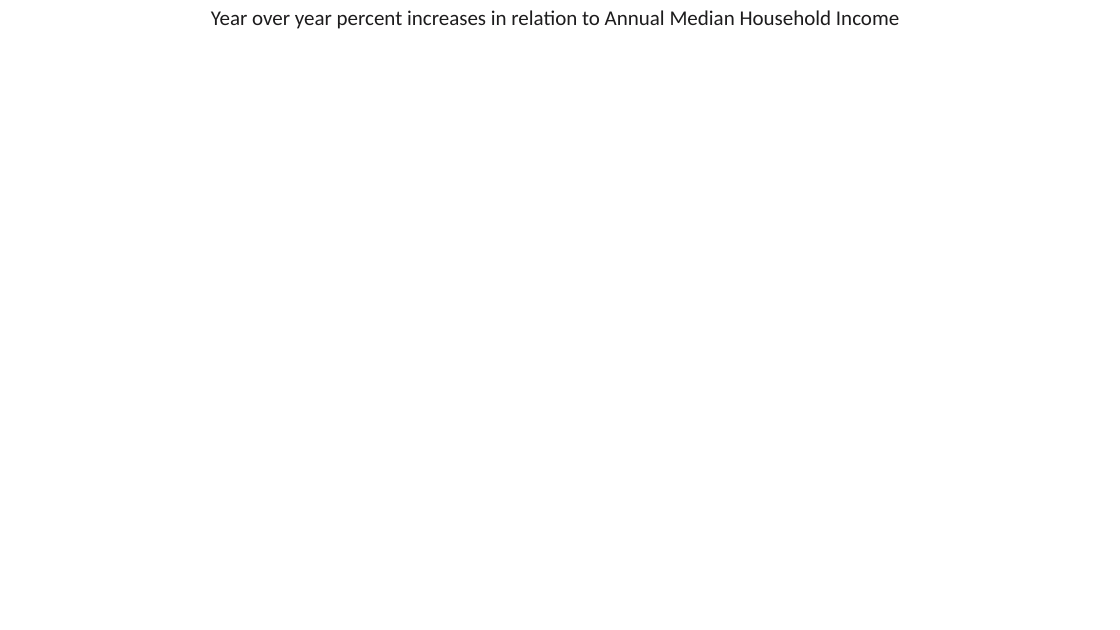
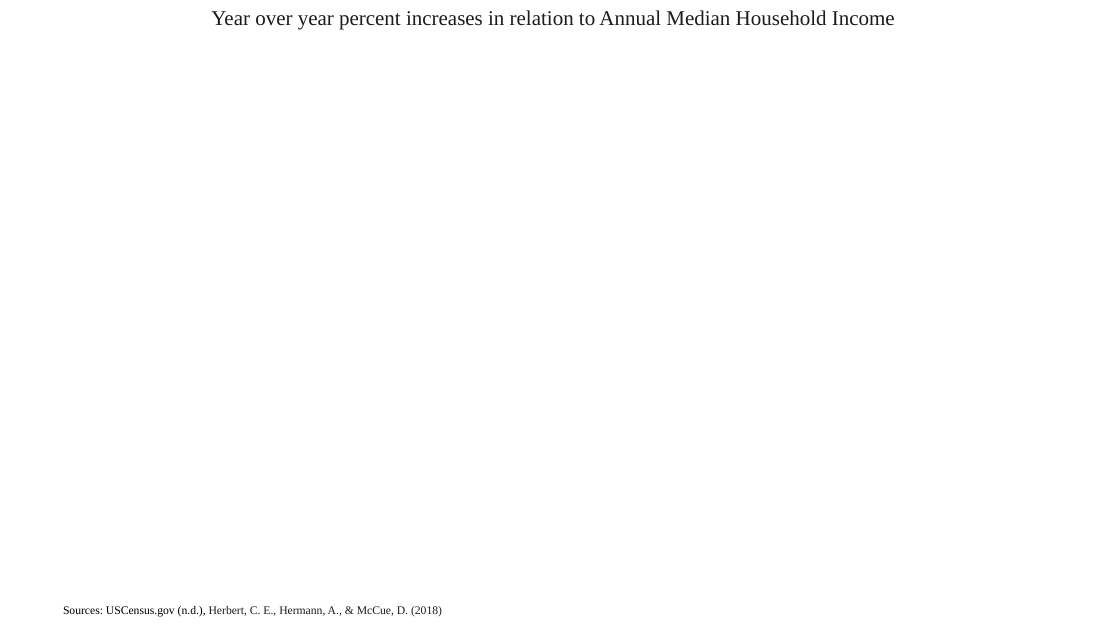
Before and after one commit to Tserrof7/Portland-Housing-Prices-Affordability-Project, a slide deck: slide 9 of Portland , Or Housing & Affordability.pptx. Drawn at 1120x630 pixels with LibreOffice and Linux fonts; fonts in the diff are those of the drawing; background and template pictures are left out. Boxes give left, top, right and bottom in pixels: in the first picture for what was removed or moved away, otherwise in the second. Text is boxed around its words. In the diff, an @@ line names an element or a change of style, - is before the commit and + after.

```diff
--- a/Portland , Or Housing & Affordability.pptx
+++ b/Portland , Or Housing & Affordability.pptx
@@ text "Year over year percent increases ..." at <box>211,10,895,29</box>: font Calibri to Times New Roman @@
@@ text added at <box>63,606,442,617</box>, 10 pt, text #1D1C1D @@
+Sources: USCensus.gov (n.d.), Herbert, C. E., Hermann, A., & McCue, D. (2018)
```
Also in this commit, not shown: 10 other slides changed, 4 slides added, 3 slides removed.
